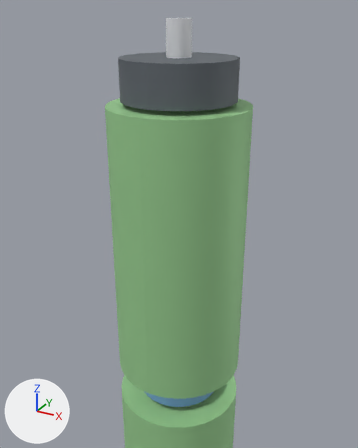
One commit to the glTF model cad/advantagescope/Robot_BIOBUZZ/model_4.glb: the scene before it, then after it.
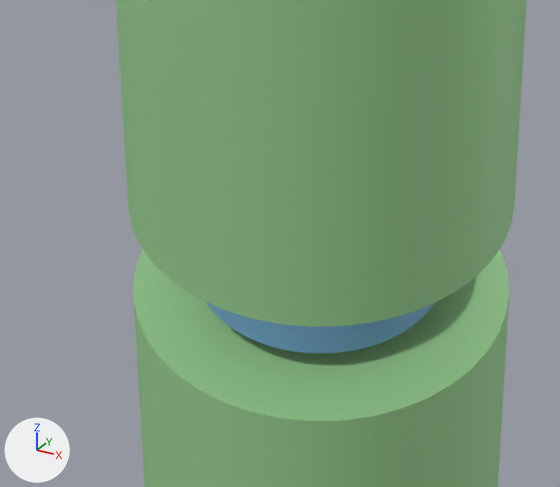
The first picture shows the older version from a 50 mm lens placed at (0.2967, -0.229, 0.2047), pointed at (0.2054, -0.063, 0.1217). The close-ups show the older and then the newer version on the part from 23% to 70% of the width and 67% to 100% of the height of that picture. Only the edits that show in the close-ups are written down. The lights are fixed; the arrows at lower left show +X, +Y and +Z.

In view in the first close-up: 'part_1', 'part_3'.
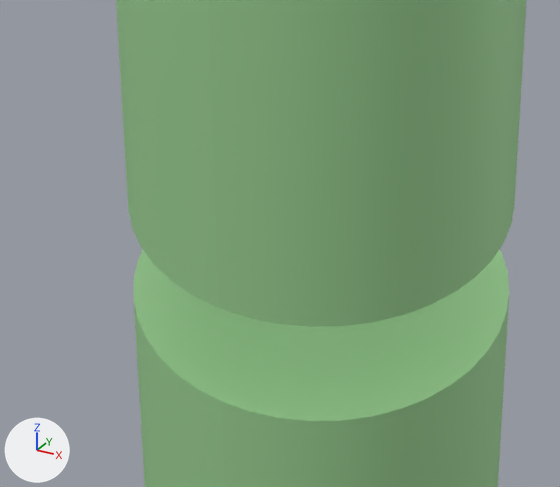
The change, as a diff of the scene's bpy script:
```diff
--- a/cad/advantagescope/Robot_BIOBUZZ/model_4.glb.py
+++ b/cad/advantagescope/Robot_BIOBUZZ/model_4.glb.py
@@ ob_part_3 @@
-ob_part_3 = bpy.data.objects.new('part_3', me_part_3)
-ob_part_3.location = (0.0, 0.0, 0.0)
```

Where the change shows, as pixel boxes [x1, y1, x2, y2] in the close-ups (560 x 487 px):
'part_3', deleted (blue)
    before: [206, 302, 435, 353]
